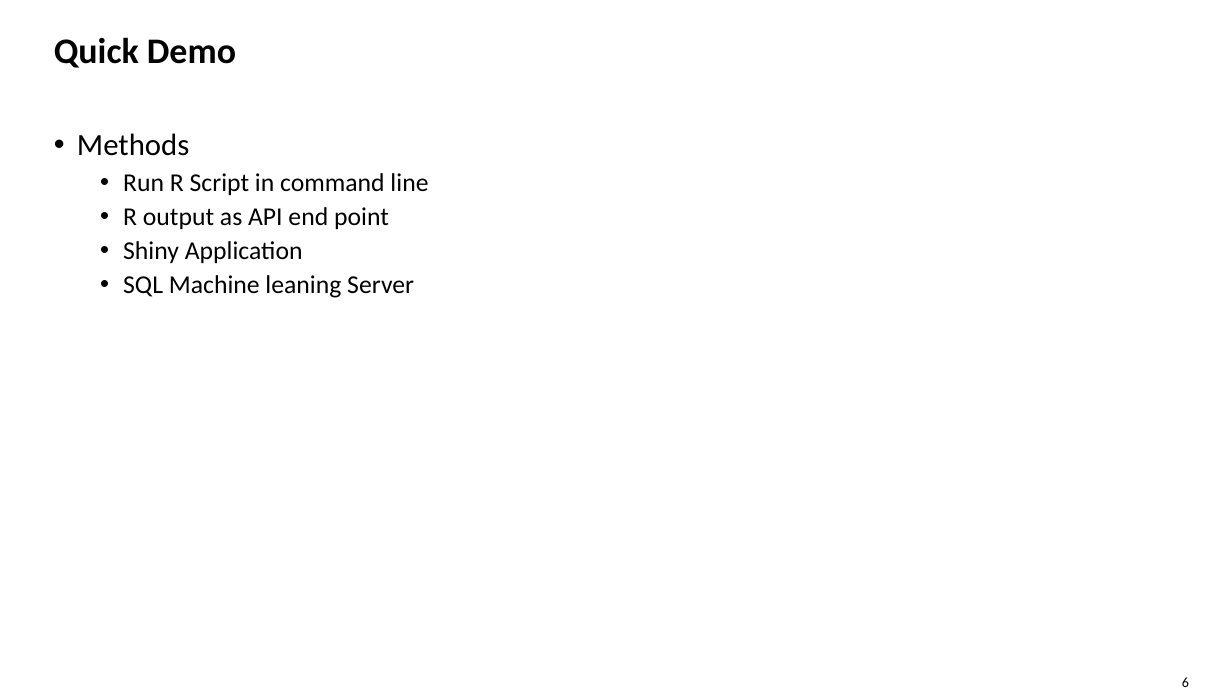
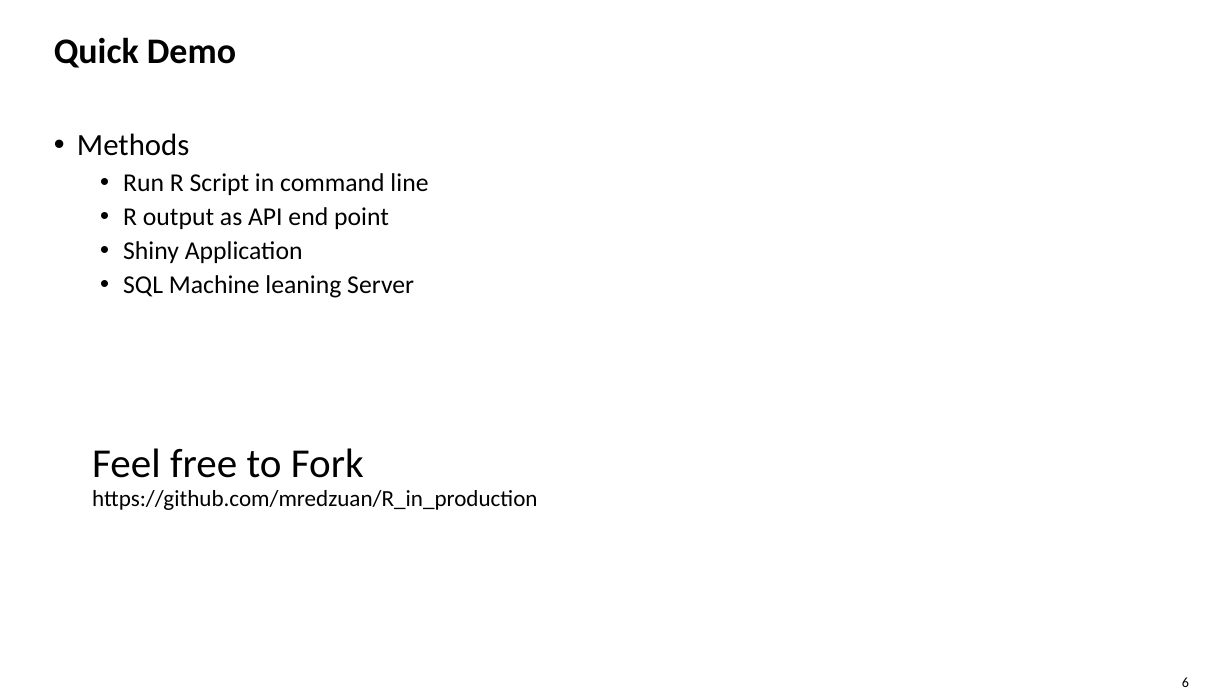
Before and after one commit to mredzuan/R_in_production, a slide deck: slide 6 of R_inproduction.pptx. Drawn at 1232x693 pixels with LibreOffice and Linux fonts; fonts in the diff are those of the drawing; background and template pictures are left out. Boxes give left, top, right and bottom in pixels: in the first picture for what was removed or moved away, otherwise in the second. Text is boxed around its words. In the diff, an @@ line names an element or a change of style, - is before the commit and + after.

Commit message:
update ppt

```diff
--- a/R_inproduction.pptx
+++ b/R_inproduction.pptx
@@ text added at [92, 448, 364, 478], 32 pt, text #000000 @@
+Feel free to Fork
@@ text added at [92, 490, 537, 510], 18 pt, text #000000 @@
+https://github.com/mredzuan/R_in_production
```
